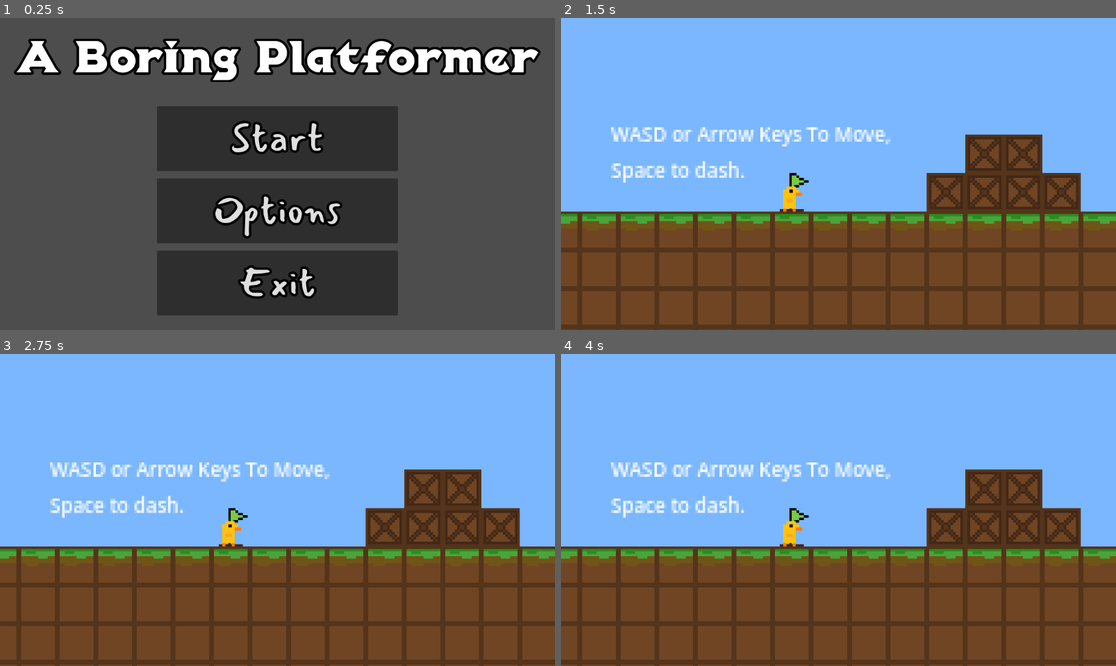
Above: before the commit, frames 1-4 (two rows, left to right).
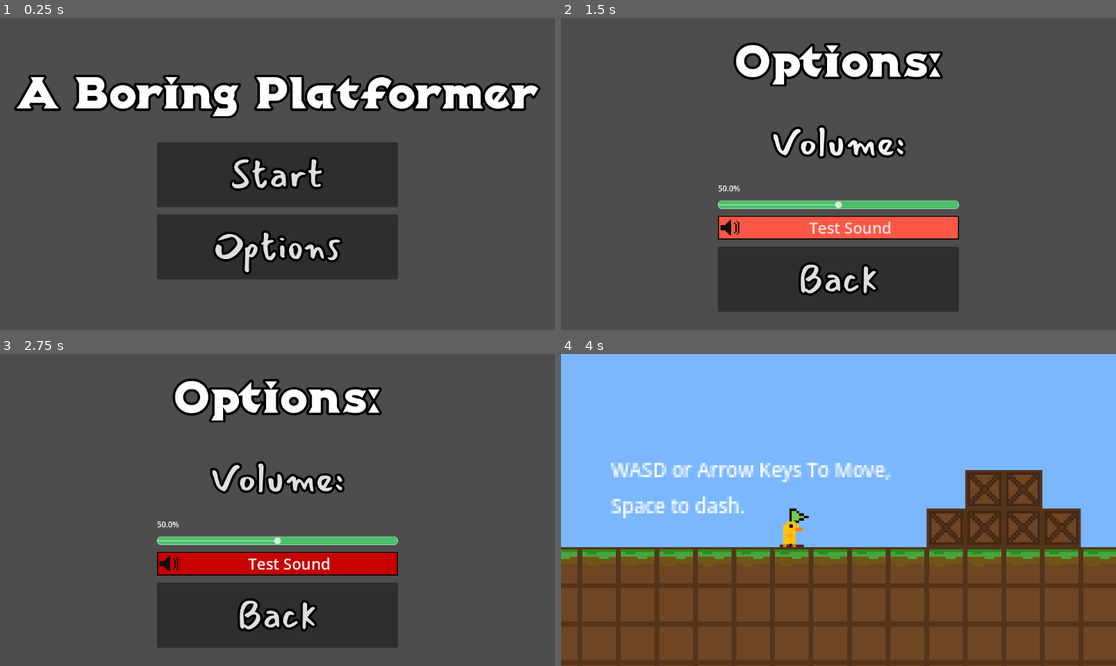
Above: after the commit, the same moments.

Repository: RolyPolyLabs/A-Boring-Platformer
Game: Godot game, scene res://Scenes/title_screen.tscn
Two runs of this game, one before a commit and one after it. Both use one fixed random seed, a clock stepped at 60 frames per second and the inputs below.
Inputs (mouse positions are in pixels of both pictures, inside the frame that each line leads up to):
- Up to frame 1 (0.25 s): no input
- Up to frame 2 (1.5 s): click "Options" at 0.5 s; click (838, 142) at 1.25 s, where only the run after the commit has a clickable "Volume:"
- Up to frame 3 (2.75 s): click (277, 563) at 2 s, where only the run after the commit has a clickable "Test Sound"
- Up to frame 4 (4 s): click (838, 616) at 2.75 s, where only the run after the commit has a clickable "Back"; click (838, 510) at 3.5 s, where only the run after the commit has a clickable "Start"

The runs differ from the first frame. In frame 1, 30% of the frame differs, in the area x 2-98%, y 6-96%; in frame 2, 100%, in the area x 0-100%, y 0-100%; in frame 3, 100%; in frame 4, 1.6%.

Commit message:
Update UI
Updating the UI folks!

Diff:
--- /dev/null
+++ b/Scenes/options.tscn
@@ -0,0 +1,113 @@
+[gd_scene format=3 uid="uid://cvaeol4d82xyp"]
+
+[ext_resource type="FontFile" uid="uid://jhf7qtvdqdbk" path="res://Fonts/Isometra-Regular.ttf" id="1_qyyw6"]
+[ext_resource type="Script" uid="uid://dv4fug7epn4yx" path="res://Scripts/options.gd" id="1_ww8vx"]
+[ext_resource type="Theme" uid="uid://deqhjyie0mbdx" path="res://themes/Button.tres" id="2_ww8vx"]
+[ext_resource type="FontFile" uid="uid://b224b173lhaag" path="res://Fonts/Mansalva-Regular.ttf" id="3_kftxf"]
+[ext_resource type="Texture2D" uid="uid://c6kir8g6r178d" path="res://Pixel Art/Icons/image-1.png.png" id="4_663nc"]
+[ext_resource type="Script" uid="uid://c4ges5gdp3go3" path="res://Scripts/VolumeSlider.gd" id="4_kftxf"]
+[ext_resource type="AudioStream" uid="uid://w8dtqmqx41hq" path="res://Sound Effects/coin_2.wav" id="6_hvj8k"]
+
+[sub_resource type="Theme" id="Theme_663nc"]
+RichTextLabel/constants/outline_size = 20
+
+[sub_resource type="StyleBoxFlat" id="StyleBoxFlat_kftxf"]
+bg_color = Color(0.29846603, 0.75423115, 0.4218045, 1)
+border_width_left = 1
+border_width_top = 1
+border_width_right = 1
+border_width_bottom = 1
+corner_radius_top_left = 7
+corner_radius_top_right = 7
+corner_radius_bottom_right = 7
+corner_radius_bottom_left = 7
+expand_margin_top = 8.0
+expand_margin_bottom = 8.0
+
+[sub_resource type="StyleBoxFlat" id="StyleBoxFlat_663nc"]
+bg_color = Color(1, 0.3435545, 0.27431792, 1)
+border_width_left = 2
+border_width_top = 2
+border_width_right = 2
+border_width_bottom = 2
+border_color = Color(0, 0, 0, 1)
+
+[sub_resource type="StyleBoxFlat" id="StyleBoxFlat_hvj8k"]
+bg_color = Color(0.780432, 0.002036749, 4.042983e-06, 1)
+border_width_left = 2
+border_width_top = 2
+border_width_right = 2
+border_width_bottom = 2
+border_color = Color(0, 0, 0, 1)
+
+[node name="Options" type="Control" unique_id=1040155730]
+layout_mode = 3
+anchors_preset = 15
+anchor_right = 1.0
+anchor_bottom = 1.0
+grow_horizontal = 2
+grow_vertical = 2
+script = ExtResource("1_ww8vx")
+
+[node name="Main Menu" type="VBoxContainer" parent="." unique_id=403641156]
+layout_mode = 1
+anchors_preset = 15
+anchor_right = 1.0
+anchor_bottom = 1.0
+grow_horizontal = 2
+grow_vertical = 2
+theme_override_constants/separation = 50
+alignment = 1
+
+[node name="RichTextLabel" type="RichTextLabel" parent="Main Menu" unique_id=1862917022]
+layout_mode = 2
+theme = SubResource("Theme_663nc")
+theme_override_fonts/normal_font = ExtResource("1_qyyw6")
+theme_override_font_sizes/normal_font_size = 80
+text = "Options:"
+fit_content = true
+horizontal_alignment = 1
+
+[node name="Menu Options" type="VBoxContainer" parent="Main Menu" unique_id=142692529]
+custom_minimum_size = Vector2(500, 0)
+layout_mode = 2
+size_flags_horizontal = 4
+size_flags_vertical = 4
+theme_override_constants/separation = 15
+
+[node name="Volume" type="Button" parent="Main Menu/Menu Options" unique_id=2126599281]
+layout_mode = 2
+theme = ExtResource("2_ww8vx")
+text = "Volume:"
+flat = true
+
+[node name="Label" type="Label" parent="Main Menu/Menu Options" unique_id=1166537978]
+layout_mode = 2
+
+[node name="HSlider" type="HSlider" parent="Main Menu/Menu Options" unique_id=1150929313 node_paths=PackedStringArray("volume_label")]
+layout_mode = 2
+theme_override_styles/slider = SubResource("StyleBoxFlat_kftxf")
+value = 50.0
+script = ExtResource("4_kftxf")
+volume_label = NodePath("../Label")
+
+[node name="TestVolume" type="Button" parent="Main Menu/Menu Options" unique_id=204817853]
+layout_mode = 2
+theme_override_font_sizes/font_size = 32
+theme_override_styles/normal = SubResource("StyleBoxFlat_663nc")
+theme_override_styles/hover = SubResource("StyleBoxFlat_hvj8k")
+text = "Test Sound"
+icon = ExtResource("4_663nc")
+expand_icon = true
+
+[node name="AudioStreamPlayer2D" type="AudioStreamPlayer2D" parent="Main Menu/Menu Options/TestVolume" unique_id=1127734348]
+stream = ExtResource("6_hvj8k")
+
+[node name="Back" type="Button" parent="Main Menu/Menu Options" unique_id=1367667706]
+layout_mode = 2
+theme = ExtResource("2_ww8vx")
+theme_override_fonts/font = ExtResource("3_kftxf")
+text = "Back"
+
+[connection signal="pressed" from="Main Menu/Menu Options/TestVolume" to="." method="_on_test_volume_pressed"]
+[connection signal="pressed" from="Main Menu/Menu Options/Back" to="." method="_on_back_pressed"]
--- a/Scenes/title_screen.tscn
+++ b/Scenes/title_screen.tscn
@@ -2,7 +2,6 @@
 
 [ext_resource type="Script" uid="uid://ipg7de1widoe" path="res://Scripts/title_screen.gd" id="1_twnyg"]
 [ext_resource type="FontFile" uid="uid://jhf7qtvdqdbk" path="res://Fonts/Isometra-Regular.ttf" id="2_4gxqj"]
-[ext_resource type="Theme" uid="uid://deqhjyie0mbdx" path="res://themes/button.tres" id="2_p3fck"]
 [ext_resource type="Theme" uid="uid://deqhjyie0mbdx" path="res://themes/Button.tres" id="2_twnyg"]
 [ext_resource type="FontFile" uid="uid://b224b173lhaag" path="res://Fonts/Mansalva-Regular.ttf" id="3_55kwv"]
 
@@ -52,15 +51,10 @@
 
 [node name="Options" type="Button" parent="Main Menu/Menu Options" unique_id=290421648]
 layout_mode = 2
-theme = ExtResource("2_p3fck")
+theme = ExtResource("2_twnyg")
 theme_override_fonts/font = ExtResource("3_55kwv")
 text = "Options
 "
 
-[node name="Exit" type="Button" parent="Main Menu/Menu Options" unique_id=85179754]
-layout_mode = 2
-theme = ExtResource("2_twnyg")
-text = "Exit
-"
-
 [connection signal="pressed" from="Main Menu/Menu Options/Start" to="." method="_on_start_pressed"]
+[connection signal="pressed" from="Main Menu/Menu Options/Options" to="." method="_on_options_pressed"]
--- /dev/null
+++ b/Scenes/volume.tscn
@@ -0,0 +1,9 @@
+[gd_scene format=3 uid="uid://chfipilnrf73r"]
+
+[node name="Volume" type="Control" unique_id=1129592062]
+layout_mode = 3
+anchors_preset = 15
+anchor_right = 1.0
+anchor_bottom = 1.0
+grow_horizontal = 2
+grow_vertical = 2
--- a/Scripts/SignalBus.gd
+++ b/Scripts/SignalBus.gd
@@ -1,2 +1,3 @@
 extends Node
 signal PlayerDies()
+var Volume: float = 50.0
--- /dev/null
+++ b/Scripts/VolumeSlider.gd
@@ -0,0 +1,41 @@
+extends HSlider
+
+@export var audio_bus_name: String = "Master"
+@export var volume_label: Label  # Drag your Label node here in the Inspector
+var _bus_index: int
+
+func _ready() -> void:
+	_bus_index = AudioServer.get_bus_index(audio_bus_name)
+
+	# Initialize slider position and label from the SignalBus variable
+	value = SignalBus.Volume
+	_update_label(SignalBus.Volume)
+
+	# Apply initial volume to the audio server
+	_update_audio_volume(SignalBus.Volume)
+
+	# Connect the value_changed signal
+	value_changed.connect(_on_value_changed)
+
+func _on_value_changed(new_value: float) -> void:
+	# Update the SignalBus variable
+	SignalBus.Volume = new_value
+
+	# Update the label display
+	_update_label(new_value)
+
+	# Apply the change to the audio
+	_update_audio_volume(new_value)
+
+func _update_label(slider_value: float) -> void:
+	if volume_label:
+		# Converts float to a whole number percentage string (e.g., "50%")
+		volume_label.text = str(round(slider_value)) + "%"
+
+func _update_audio_volume(slider_value: float) -> void:
+	if slider_value <= 0.0:
+		AudioServer.set_bus_mute(_bus_index, true)
+	else:
+		AudioServer.set_bus_mute(_bus_index, false)
+		var db = linear_to_db(slider_value / 100.0)
+		AudioServer.set_bus_volume_db(_bus_index, db)
--- /dev/null
+++ b/Scripts/options.gd
@@ -0,0 +1,8 @@
+extends Control
+func _on_back_pressed() -> void:
+	get_tree().change_scene_to_file("res://Scenes/title_screen.tscn")
+@onready var audio_stream_player_2d: AudioStreamPlayer2D = $"Main Menu/Menu Options/TestVolume/AudioStreamPlayer2D"
+
+
+func _on_test_volume_pressed() -> void:
+	audio_stream_player_2d.play()
--- a/Scripts/title_screen.gd
+++ b/Scripts/title_screen.gd
@@ -4,3 +4,7 @@
 
 func _on_start_pressed() -> void:
 	get_tree().change_scene_to_file("res://Scenes/game.tscn")
+
+
+func _on_options_pressed() -> void:
+	get_tree().change_scene_to_file("res://Scenes/options.tscn")
Binary file added: Pixel Art/Icons/image-1.png.png
Not shown, added: Pixel Art/Icons/image-1.png.png.import
Not shown, added: Scripts/VolumeSlider.gd.uid
Not shown, added: Scripts/options.gd.uid
Not shown, added: Sound Effects/coin_2.wav.import
Not shown, added: .editorconfig
Not shown, added: Sound Effects/coin_2.wav
